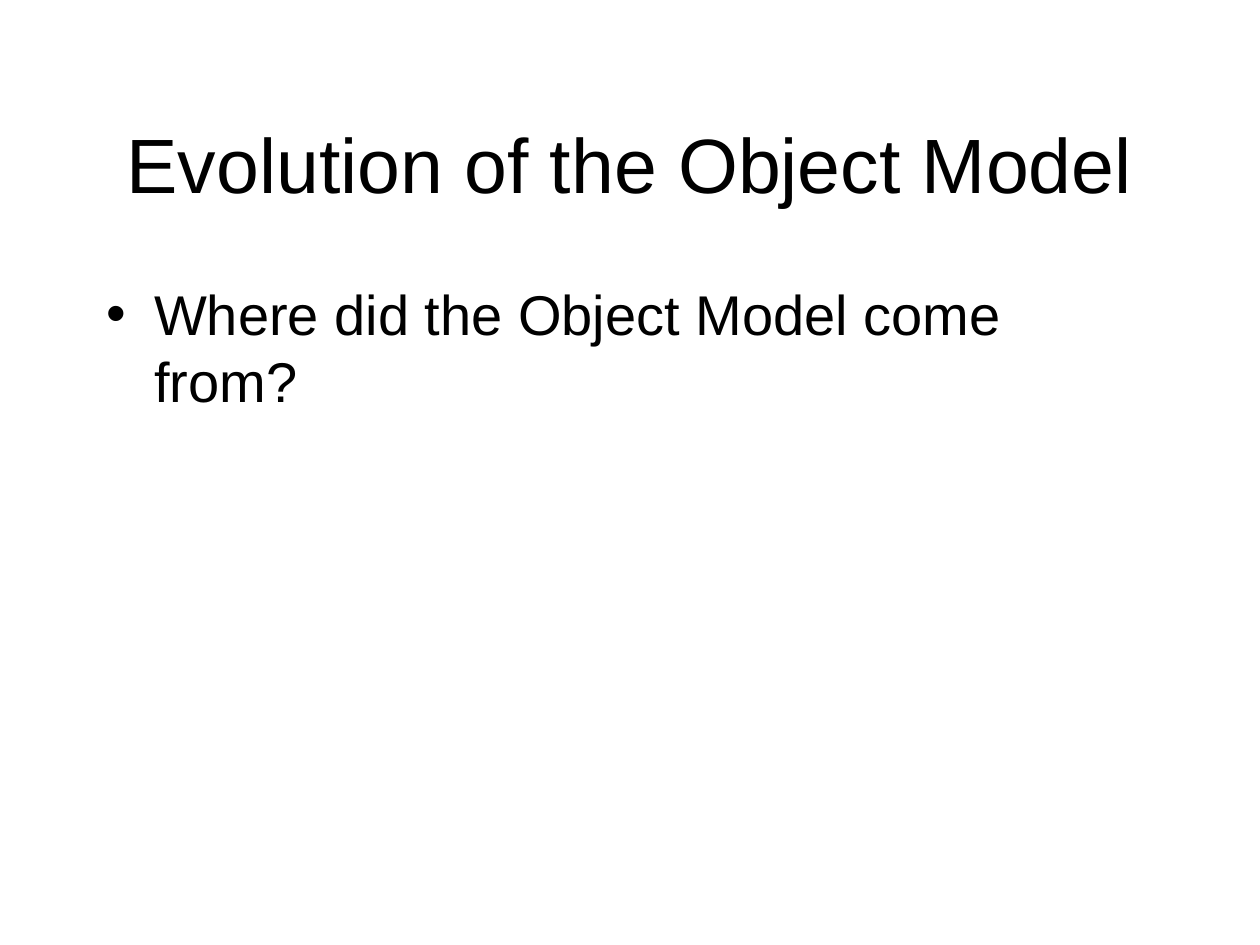
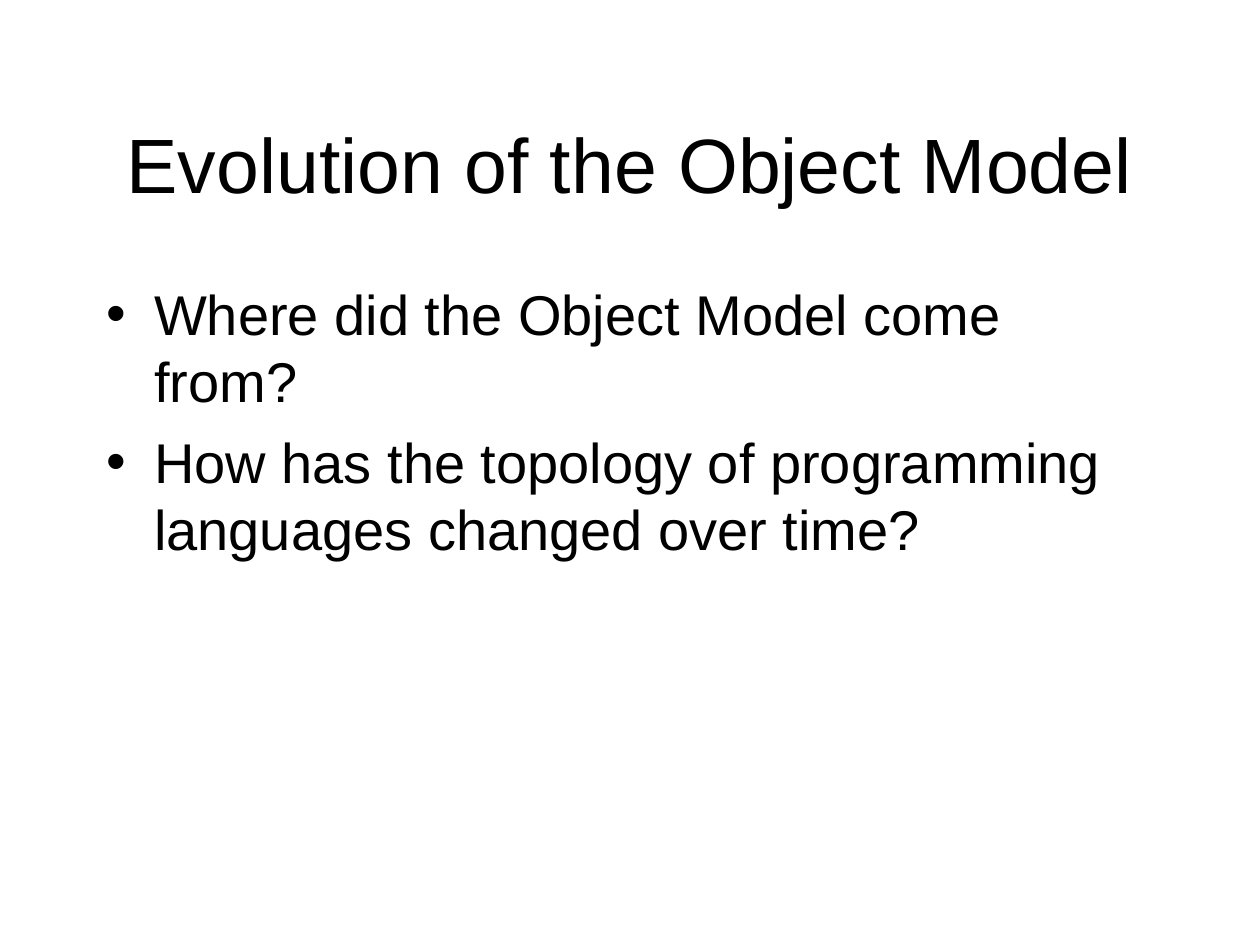
Before and after one commit to octaviordz/zjnu2017.github.io, a slide deck: slide 7 of OOAD/lectures/030--Object.Model.ppt (slide 3 before the commit). Drawn at 1260x945 pixels with LibreOffice and Linux fonts; fonts in the diff are those of the drawing. Boxes give left, top, right and bottom in pixels: in the first picture for what was removed or moved away, otherwise in the second. Text is boxed around its words. In the diff, an @@ line names an element or a change of style, - is before the commit and + after.

```diff
--- a/OOAD/lectures/030--Object.Model.ppt
+++ b/OOAD/lectures/030--Object.Model.ppt
@@ text at [154,442,1100,561]: paragraph added @@
+• How has the topology of programming languages changed over time?
```
Also in this commit, not shown: 6 other slides changed, 24 slides added, 2 other files.
